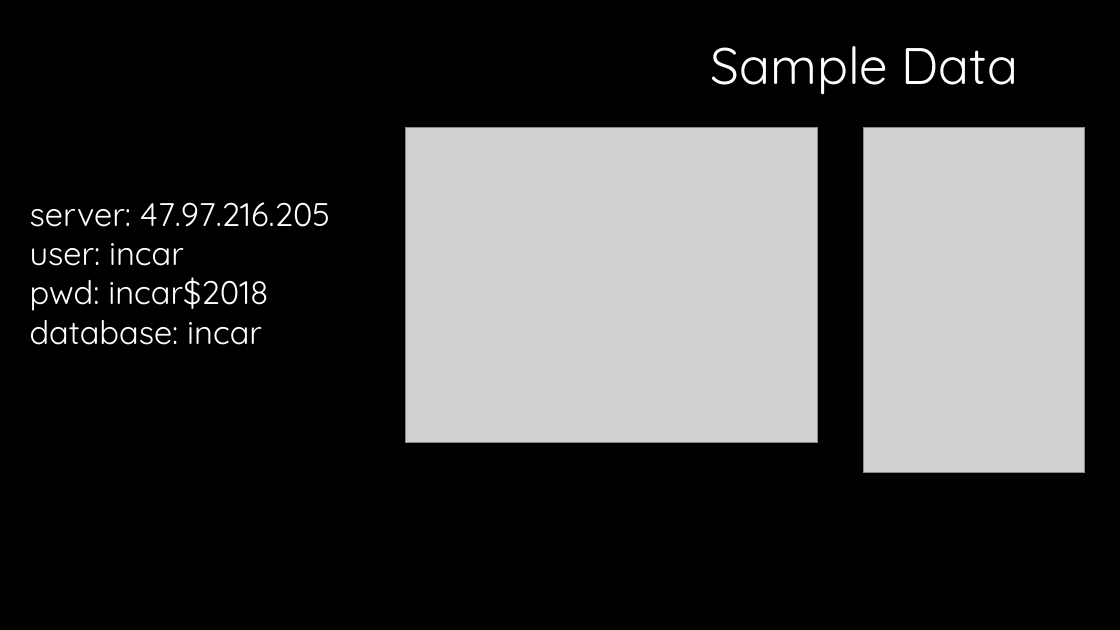
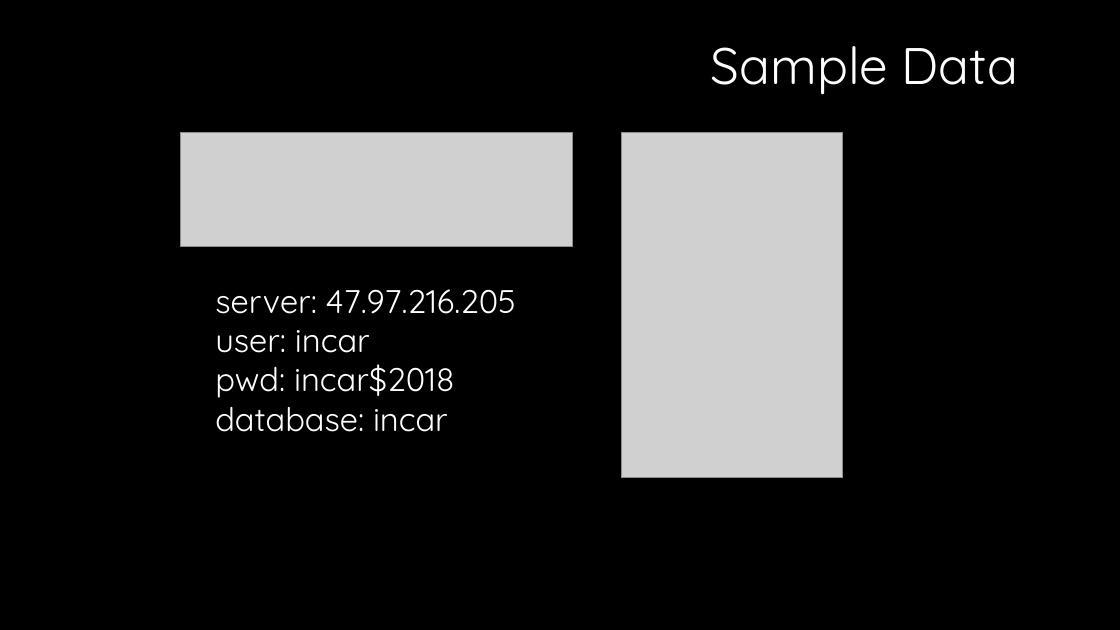
Before and after one commit to InCar/Training, a slide deck: slide 27 of Database/database.pptx. Drawn at 1120x630 pixels with LibreOffice and Linux fonts; fonts in the diff are those of the drawing; grey boxes stand for pictures; background and template pictures are left out. Boxes give left, top, right and bottom in pixels: in the first picture for what was removed or moved away, otherwise in the second. Text is boxed around its words. In the diff, an @@ line names an element or a change of style, - is before the commit and + after.

Commit message:
聚合

```diff
--- a/Database/database.pptx
+++ b/Database/database.pptx
@@ picture added at (181,132,573,246) @@
@@ picture removed at (406,127,818,443) @@
@@ picture: place and size @@
-picture at (864,127,1086,472)
+picture at (622,132,844,477)
@@ text "server: 47.97.216.205": place and size @@
-text "server: 47.97.216.205" at (30,202,330,345)
+text "server: 47.97.216.205" at (215,289,516,432)
```
